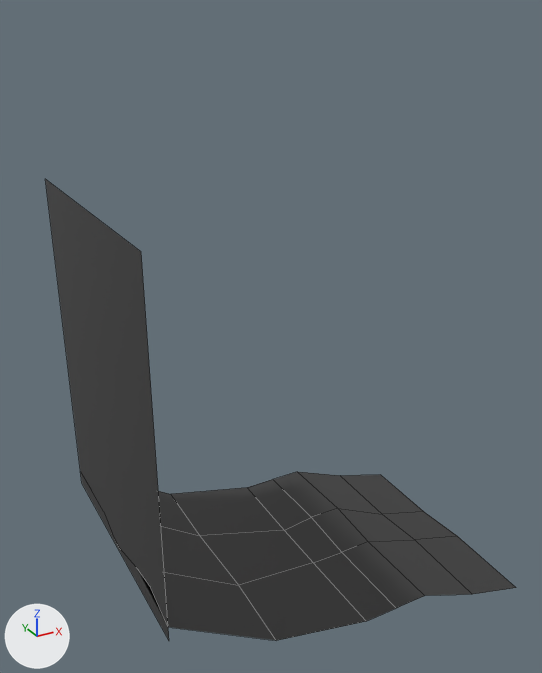
Renders of the FBX model Unity Project/SuperEngineer/Assets/Models/Skybox.fbx from each side of a commit.
Camera for both pictures: a 50 mm lens placed at (-0.109, -0.163, 0.15), pointed at (-0.016, 0.006, 0.065). Arrows for +X, +Y and +Z are at lower left; the lights stay in place. Mesh edges are drawn as thin lines. Where no turn or scale is listed for an object, it has been applied to the vertices. Vertices at the same position are counted once.
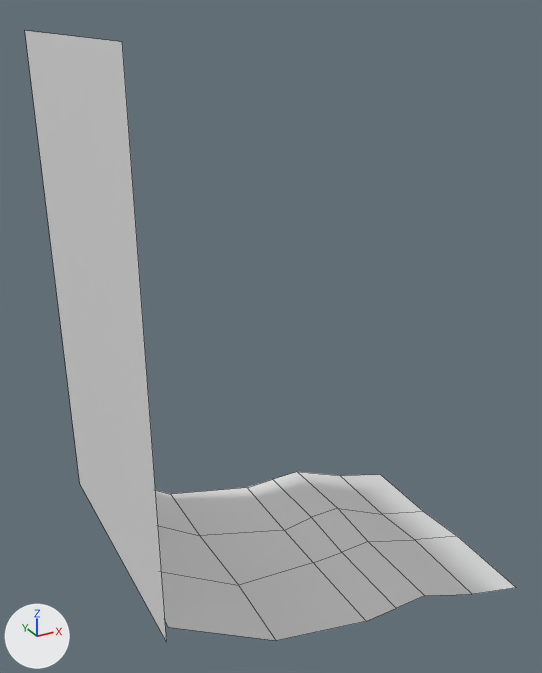
The newer file is also turned or shifted as a whole; pictures and numbers use the older file's frame.

Location of each change, [x1, y1, x2, y2] in pixels of the pictures (542 x 673 px; the box of a moved part takes in the faces that stretch with it):
'Plane', reshaped (32% taller)
    before: [45, 179, 516, 640]
    after: [25, 31, 516, 642]
part 1 of me_plane, moved or reshaped
    before: [45, 179, 169, 640]
    after: [25, 31, 167, 642]
part 2 of me_plane, recoloured (black to grey)
    both: [158, 472, 516, 640]

The change, as a list of edits to the scene's bpy script:
```text
Add mat_material_009:
    mat_material_009 = principled_material('Material_009')
    mat_material_009.base_color = (0.8, 0.8, 0.8)  # white #e7e7e7
Change me_plane:
    used by ob_plane; location = (0.0062, -0.0358, -0.0101)
    remove me_plane.from_pydata(...)  # 36 vertices, 19 faces; spans x -0.0726..0.044, y 0.0..0.0725, z -0.0108..0.1187
    add me_plane.from_pydata(...)  # 36 vertices, 19 faces; spans x -0.0732..0.044, y 0.0..0.0725, z -0.0108..0.1544
    me_plane part 1
    me_plane.vertices[10].co: (-0.0726, 0.0, 0.0244) -> (-0.0732, 0.0, 0.0244)  # pixel (169, 641) -> pixel (166, 642)
    me_plane.vertices[11].co: (-0.0726, 0.0725, 0.0244) -> (-0.0732, 0.0725, 0.0244)  # pixel (81, 483) -> pixel (79, 483)
    me_plane.vertices[12].co: (-0.0726, 0.0, 0.1187) -> (-0.0732, 0.0, 0.1544)  # pixel (141, 251) -> pixel (122, 41)
    me_plane.vertices[13].co: (-0.0726, 0.0725, 0.1187) -> (-0.0732, 0.0725, 0.1544)  # pixel (45, 178) -> pixel (24, 30)
    me_plane part 2: 19 faces spanning x -0.0732..0.044, y 0.0..0.0725, z -0.0108..0.1544 switch from mat_material_009__background_psd (picture img_background_psd) to mat_material_009 (white #e7e7e7)
```
